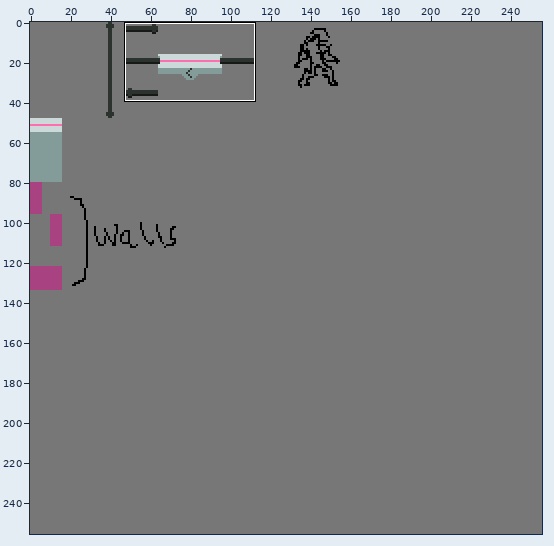
Sprite sheet: resources/prototypeTileset.png. The picture above shows the old version from afar; the outline marks the close-up.
Close-up. Before the edit:
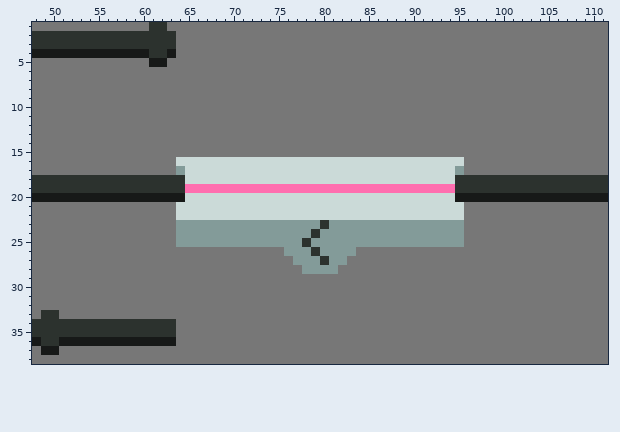
The file is 256x256 pixels. Shown: x 48..111, y 1..38.
The result:
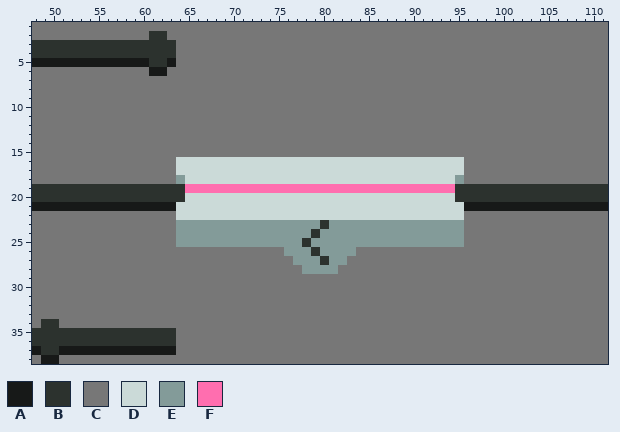
Palette (. is transparent): A #171918  B #2c322e  C #777777  D #cbdad8  E #839b99  F #ff6eaf
What changed:
Colour C gives way to colour A in row 5 at x 48 to 60 and 63; in row 6 at x 61 to 62; in row 21 at x 48 to 63 and 96 to 111; in row 37 at x 48 and 51 to 63; in row 38 at x 49 to 50.
Colour A gives way to colour B in row 4 at x 48 to 60 and 63; in row 5 at x 61 to 62; in row 20 at x 48 to 64 and 95 to 111; in row 36 at x 48 and 51 to 63; in row 37 at x 49 to 50.
Colour B gives way to colour C in row 1 at x 61 to 62; in row 2 at x 48 to 60 and 63; in row 18 at x 48 to 63 and 96 to 111; in row 33 at x 49 to 50; in row 34 at x 48 and 51 to 63.
Colour E gives way to colour D in row 17 at x 64 and 95.
Colour B gives way to colour E in row 18 at x 64 and 95.
Pixel boxes of the changes (left, top, right, bottom) in both close-ups:
changed: (32, 22, 176, 76)
changed: (32, 166, 185, 211)
changed: (455, 166, 608, 211)
changed: (32, 310, 176, 364)
